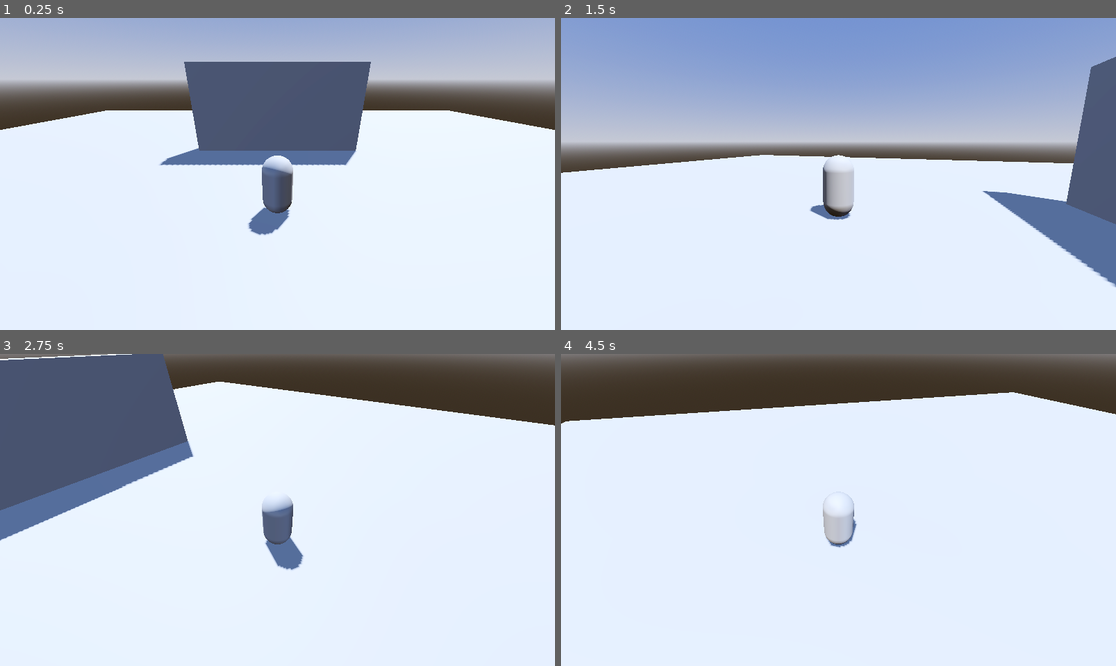
Above: before the commit, frames 1-4 (two rows, left to right).
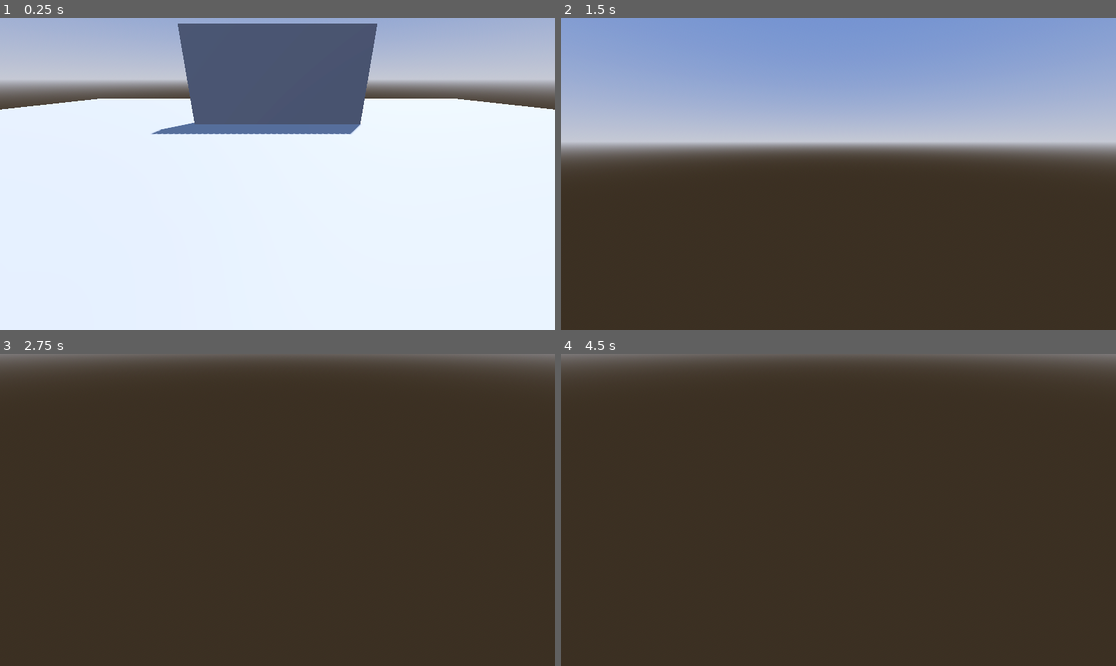
Above: after the commit, the same moments.

Repository: Ekosetiawan993/godot-3d-course
Game: Godot game, scene res://scenes/level/level.tscn
The game is run twice, just before and just after one commit, with the same random seed, the same clock (stepped at 60 frames per second) and the same inputs.
Inputs (mouse positions are in pixels of both pictures, inside the frame that each line leads up to):
- Up to frame 1 (0.25 s): no input
- Up to frame 2 (1.5 s): move the mouse to (960, 158) at 0.52 s; hold D (right) 0.53-1.28 s; tap Space (jump) at 0.6, 0.77, 1.07 s; move the mouse to (727, 189) at 1.27 s; hold S (backward) from 1.28 s (still down); tap Ctrl (run) at 1.35 s
- Up to frame 3 (2.75 s): tap Space (jump) at 1.52, 1.55, 1.82, 2.1 s; move the mouse to (333, 441) at 2.02 s; release S (backward) at 2.03 s; hold D (right) from 2.03 s (still down)
- Up to frame 4 (4.5 s): move the mouse to (810, 572) at 2.77 s; release D (right) at 2.78 s; hold W (forward) 2.78-3.53 s; tap Ctrl (run) at 2.85, 4.35 s; tap Space (jump) at 3.02, 3.05, 3.32, 3.6, 3.77, 4.07 s; move the mouse to (1005, 556) at 3.52 s; hold A (left) from 3.53 s (still down); move the mouse to (672, 463) at 4.27 s

The runs differ from the first frame. In frame 1, 13% of the frame differs, in the area x 0-100%, y 1-70%; in frame 2, 56%; in frame 3, 89%, in the area x 0-100%, y 0-100%; in frame 4, 83%.
Error after the commit: Attempt to call function 'set_move_state' in base 'null instance' on a null instance. (res://scenes/entities/player/player.gd:43)

Commit message:
set idle and running animation tree

Diff:
--- /dev/null
+++ b/scenes/entities/player/godette_skin.gd
@@ -0,0 +1,6 @@
+extends Node3D
+
+@onready var move_state_machine = $AnimationTree.get("parameters/playback")
+
+func set_move_state(state_name: String) -> void:
+	move_state_machine.travel(state_name)
--- /dev/null
+++ b/scenes/entities/player/godette_skin.tscn
@@ -0,0 +1,123 @@
+[gd_scene load_steps=9 format=3 uid="uid://c3iyobobkeik5"]
+
+[ext_resource type="PackedScene" uid="uid://bctcp65yp8t3f" path="res://graphics/characters/godette/godette.glb" id="1_ajt42"]
+[ext_resource type="Script" uid="uid://cl1vrubxcrpra" path="res://scenes/entities/player/godette_skin.gd" id="2_2vk48"]
+
+[sub_resource type="AnimationNodeAnimation" id="AnimationNodeAnimation_ajt42"]
+animation = &"Idle"
+
+[sub_resource type="AnimationNodeAnimation" id="AnimationNodeAnimation_2vk48"]
+animation = &"Running_B"
+
+[sub_resource type="AnimationNodeStateMachineTransition" id="AnimationNodeStateMachineTransition_asomj"]
+advance_mode = 2
+
+[sub_resource type="AnimationNodeStateMachineTransition" id="AnimationNodeStateMachineTransition_61nrs"]
+xfade_time = 0.2
+
+[sub_resource type="AnimationNodeStateMachineTransition" id="AnimationNodeStateMachineTransition_2vk48"]
+xfade_time = 0.2
+
+[sub_resource type="AnimationNodeStateMachine" id="AnimationNodeStateMachine_xjw0u"]
+states/Idle/node = SubResource("AnimationNodeAnimation_ajt42")
+states/Idle/position = Vector2(419.5, 100)
+states/Running_B/node = SubResource("AnimationNodeAnimation_2vk48")
+states/Running_B/position = Vector2(633, 99.5)
+transitions = ["Start", "Idle", SubResource("AnimationNodeStateMachineTransition_asomj"), "Idle", "Running_B", SubResource("AnimationNodeStateMachineTransition_61nrs"), "Running_B", "Idle", SubResource("AnimationNodeStateMachineTransition_2vk48")]
+graph_offset = Vector2(102, -10)
+
+[node name="GodetteSkin" instance=ExtResource("1_ajt42")]
+script = ExtResource("2_2vk48")
+
+[node name="Skeleton3D" parent="Rig" index="0"]
+bones/1/position = Vector3(0, 0.37914827, 0)
+bones/1/rotation = Quaternion(-1.11122625e-10, 0.043157753, 2.5724098e-09, 0.9990683)
+bones/1/scale = Vector3(0.99999994, 1, 0.99999994)
+bones/2/rotation = Quaternion(-6.938893e-18, 7.105427e-15, 4.9303798e-32, 1)
+bones/2/scale = Vector3(1.0000001, 1, 1.0000001)
+bones/3/rotation = Quaternion(8.271806e-25, 3.7252903e-09, -2.75506e-40, 1)
+bones/3/scale = Vector3(1, 0.9999999, 1)
+bones/4/position = Vector3(0.21200736, 0.13413203, 7.9299625e-08)
+bones/4/rotation = Quaternion(-0.5521239, -0.06297323, -0.65727836, 0.5090961)
+bones/4/scale = Vector3(0.9999991, 0.9999986, 0.9999996)
+bones/5/rotation = Quaternion(1.5958378e-08, -4.1172235e-08, -0.47528473, 0.8798321)
+bones/5/scale = Vector3(1.0000006, 0.99999946, 1)
+bones/6/rotation = Quaternion(1.44633185e-08, 1.2667185e-08, 0.026658092, 0.99964464)
+bones/6/scale = Vector3(0.99999994, 1, 1)
+bones/7/rotation = Quaternion(-0.31659824, -0.32926098, 0.13374148, 0.8794692)
+bones/7/scale = Vector3(0.9999998, 0.99999976, 1.0000004)
+bones/8/position = Vector3(8.348433e-10, 0.096125185, -0.057500035)
+bones/8/rotation = Quaternion(0.0016550234, 0.0016550225, -0.7010041, 0.7131534)
+bones/8/scale = Vector3(1, 1.0000001, 1.0000001)
+bones/9/position = Vector3(-0.21200737, 0.13413203, 8.6813984e-08)
+bones/9/rotation = Quaternion(-0.61162496, 0.08306808, 0.63007015, 0.47119674)
+bones/9/scale = Vector3(0.99999905, 0.9999985, 0.9999996)
+bones/10/rotation = Quaternion(1.1815166e-08, 4.728127e-08, 0.49940404, 0.8663692)
+bones/10/scale = Vector3(1.0000008, 0.9999997, 0.9999999)
+bones/11/rotation = Quaternion(-4.946142e-10, -1.4597426e-08, -0.026658095, 0.99964464)
+bones/11/scale = Vector3(1.0000001, 1, 1)
+bones/12/rotation = Quaternion(-0.31519446, 0.30333135, -0.2154457, 0.8730554)
+bones/12/scale = Vector3(0.9999998, 0.9999999, 1.0000002)
+bones/13/position = Vector3(-1.5735983e-08, 0.096125126, -0.057499975)
+bones/13/rotation = Quaternion(0.004265331, 0.0050239316, 0.70265687, 0.7114984)
+bones/13/scale = Vector3(1, 1.0000001, 1.0000001)
+bones/14/rotation = Quaternion(-5.8060785e-11, -0.031341746, -1.880125e-09, 0.99950874)
+bones/14/scale = Vector3(1, 0.99999994, 1)
+bones/15/position = Vector3(0.17094508, 0.1135872, 1.5994091e-08)
+bones/15/rotation = Quaternion(0.9917167, 0.08316654, 0.07698312, 0.060456987)
+bones/15/scale = Vector3(0.99999994, 0.9999997, 1.0000008)
+bones/16/rotation = Quaternion(0.324877, 5.971177e-08, -2.2456571e-07, 0.9457564)
+bones/16/scale = Vector3(1.0000004, 0.9999999, 0.99999994)
+bones/17/rotation = Quaternion(-0.58479214, -0.20466144, 0.064303346, 0.7823024)
+bones/17/scale = Vector3(0.99999964, 1.0000006, 0.99999946)
+bones/18/rotation = Quaternion(1.7420913e-05, 0.9201731, -0.39151174, -3.8972007e-06)
+bones/18/scale = Vector3(0.99999994, 0.99999774, 1.0000024)
+bones/19/position = Vector3(-0.17094508, 0.11358732, 1.5575491e-08)
+bones/19/rotation = Quaternion(0.9940995, -0.031771097, 0.030468201, 0.099138886)
+bones/19/scale = Vector3(0.9999999, 0.99999976, 1.0000008)
+bones/20/rotation = Quaternion(0.3773338, -6.09155e-08, 2.6370898e-07, 0.92607737)
+bones/20/scale = Vector3(0.99999994, 0.99999976, 0.99999994)
+bones/21/rotation = Quaternion(-0.6141552, 0.11350227, -0.017563043, 0.7807832)
+bones/21/scale = Vector3(0.99999976, 1.0000006, 0.9999992)
+bones/22/rotation = Quaternion(-8.934892e-05, 0.9202217, -0.3913977, 2.0290998e-05)
+bones/22/scale = Vector3(1.0000002, 0.9999979, 1.0000024)
+bones/23/rotation = Quaternion(0.7071068, -2.2930234e-07, -4.6055177e-08, 0.7071068)
+bones/24/position = Vector3(0.20218208, 0.025990263, 0.20518117)
+bones/24/rotation = Quaternion(-0.7071068, -7.052851e-08, -7.0528486e-08, 0.7071068)
+bones/25/rotation = Quaternion(9.6579225e-09, 1.7795515e-09, 0.98571914, -0.1683977)
+bones/26/position = Vector3(-2.6049378e-08, 0.21343614, -5.171498e-09)
+bones/26/rotation = Quaternion(-1.01273386e-07, 0.39108434, 0.92035484, -3.3509142e-08)
+bones/26/scale = Vector3(1, 0.99999994, 0.9999999)
+bones/27/position = Vector3(8.589883e-09, 0.16565004, -2.4096343e-09)
+bones/27/rotation = Quaternion(-0.39108434, -6.885001e-08, -6.5628775e-08, 0.92035484)
+bones/27/scale = Vector3(1, 0.99999994, 1)
+bones/28/rotation = Quaternion(1, -2.3313602e-09, 1.9977652e-07, -1.3421108e-15)
+bones/28/scale = Vector3(1, 1.0000001, 0.99999994)
+bones/29/rotation = Quaternion(4.1633502e-17, -6.740975e-17, -1.9466928e-08, 1)
+bones/30/rotation = Quaternion(0.7071068, -3.8238497e-08, 1.4500867e-07, 0.7071068)
+bones/31/rotation = Quaternion(-0.7071068, -7.0528515e-08, -7.05285e-08, 0.7071068)
+bones/32/rotation = Quaternion(-5.8358944e-09, 6.4383693e-10, 0.9948094, 0.10175614)
+bones/33/position = Vector3(-1.1148221e-08, 0.21343614, -2.509419e-15)
+bones/33/rotation = Quaternion(-1.05795486e-07, 0.39108434, 0.92035484, -2.5864253e-08)
+bones/33/scale = Vector3(1.0000001, 1, 0.9999999)
+bones/34/position = Vector3(-6.3112737e-09, 0.16565004, 2.7069604e-09)
+bones/34/rotation = Quaternion(-0.39108434, -6.739311e-08, -6.220015e-08, 0.92035484)
+bones/34/scale = Vector3(1.0000001, 1, 1)
+bones/35/rotation = Quaternion(1, 3.7652548e-09, 1.9487908e-07, 7.4505815e-09)
+bones/35/scale = Vector3(0.99999994, 1, 0.99999994)
+bones/36/rotation = Quaternion(1.00614094e-16, -6.740982e-17, -1.5741623e-08, 1)
+bones/36/scale = Vector3(1.0000001, 1, 1)
+bones/37/rotation = Quaternion(-0.7071068, -7.279511e-08, -7.279509e-08, 0.7071068)
+bones/38/position = Vector3(0.52084064, 0.76795924, -0.057637356)
+bones/38/rotation = Quaternion(0.7946267, -1.1175871e-07, 0.6070983, -5.9604645e-08)
+bones/39/rotation = Quaternion(-0.7071068, -7.279511e-08, -7.279509e-08, 0.7071068)
+bones/40/position = Vector3(-0.5108437, 0.7679591, 0.059736915)
+bones/40/rotation = Quaternion(-0.7582528, -1.527369e-07, 0.65196073, -1.1175871e-08)
+bones/40/scale = Vector3(1, 1.0000001, 1)
+
+[node name="AnimationPlayer" parent="." index="1"]
+autoplay = "Idle"
+
+[node name="AnimationTree" type="AnimationTree" parent="." index="2"]
+tree_root = SubResource("AnimationNodeStateMachine_xjw0u")
+anim_player = NodePath("../AnimationPlayer")
--- a/scenes/entities/player/player.gd
+++ b/scenes/entities/player/player.gd
@@ -33,8 +33,14 @@
 	if movement_input != Vector2.ZERO:
 		vel_2d += movement_input * speed * delta
 		vel_2d = vel_2d.limit_length(speed)
+		#$GodetteSkin/AnimationPlayer.current_animation = "Running_B"
+		$GodetteSkin.set_move_state("Running_B")
+		var target_angle := -movement_input.angle() + PI/2
+		$GodetteSkin.rotation.y = rotate_toward($GodetteSkin.rotation.y, target_angle, delta * 6.0)
 	else:
 		vel_2d = vel_2d.move_toward(Vector2.ZERO, speed * 4.0 * delta)
+		#$GodetteSkin/AnimationPlayer.current_animation = "Idle"
+		$GodetteSkin.set_move_state("Idle")
 	velocity.x = vel_2d.x
 	velocity.z = vel_2d.y
 	#print(speed)
@@ -45,3 +51,5 @@
 			velocity.y = -jump_velocity
 	var gravity := jump_gravity if velocity.y > 0.0 else fall_gravity
 	velocity.y -= gravity * delta
+
+# 2:00:00
--- a/scenes/entities/player/player.tscn
+++ b/scenes/entities/player/player.tscn
@@ -1,18 +1,15 @@
 [gd_scene load_steps=5 format=3 uid="uid://dl8ch0ywied8j"]
 
 [ext_resource type="Script" uid="uid://bdp2i6i2oue7s" path="res://scenes/entities/player/player.gd" id="1_1hmtu"]
+[ext_resource type="PackedScene" uid="uid://c3iyobobkeik5" path="res://scenes/entities/player/godette_skin.tscn" id="2_58kc7"]
 [ext_resource type="PackedScene" uid="uid://b6o3g8hgqr00p" path="res://scenes/entities/player/camera_controller.tscn" id="2_635qg"]
-
-[sub_resource type="CapsuleMesh" id="CapsuleMesh_yel1f"]
 
 [sub_resource type="CapsuleShape3D" id="CapsuleShape3D_yel1f"]
 
 [node name="Player" type="CharacterBody3D"]
 script = ExtResource("1_1hmtu")
 
-[node name="MeshInstance3D" type="MeshInstance3D" parent="."]
-transform = Transform3D(1, 0, 0, 0, 1, 0, 0, 0, 1, 0, 1, 0)
-mesh = SubResource("CapsuleMesh_yel1f")
+[node name="GodetteSkin" parent="." instance=ExtResource("2_58kc7")]
 
 [node name="CollisionShape3D" type="CollisionShape3D" parent="."]
 transform = Transform3D(1, 0, 0, 0, 1, 0, 0, 0, 1, 0, 1, 0)
Not shown, added: scenes/entities/player/godette_skin.gd.uid
